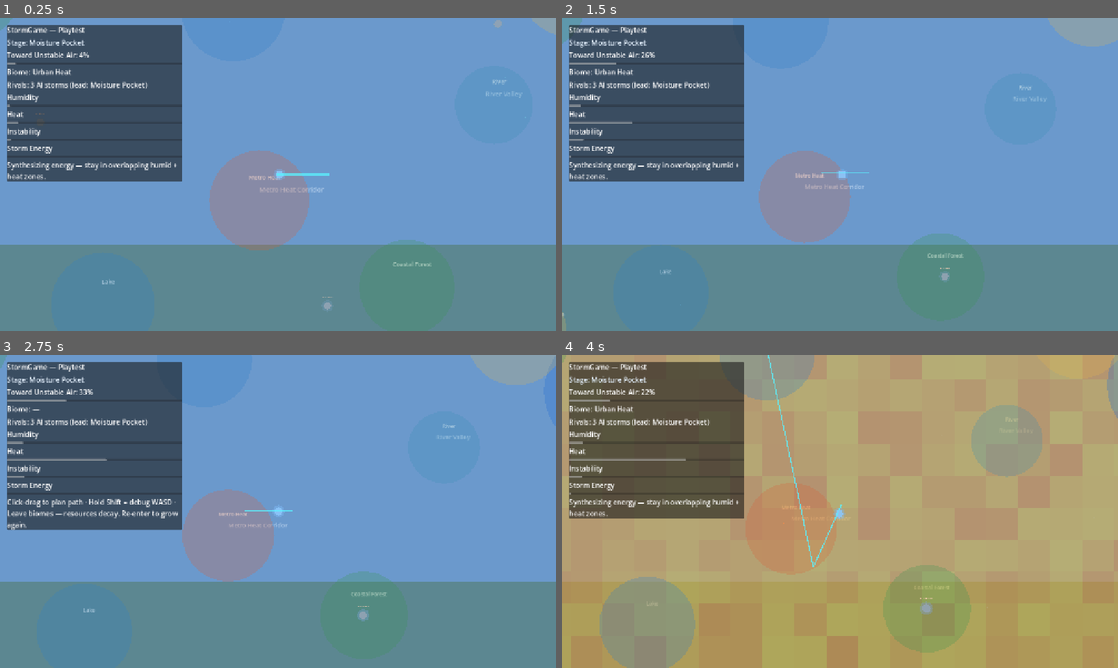
Above: before the commit, frames 1-4 (two rows, left to right).
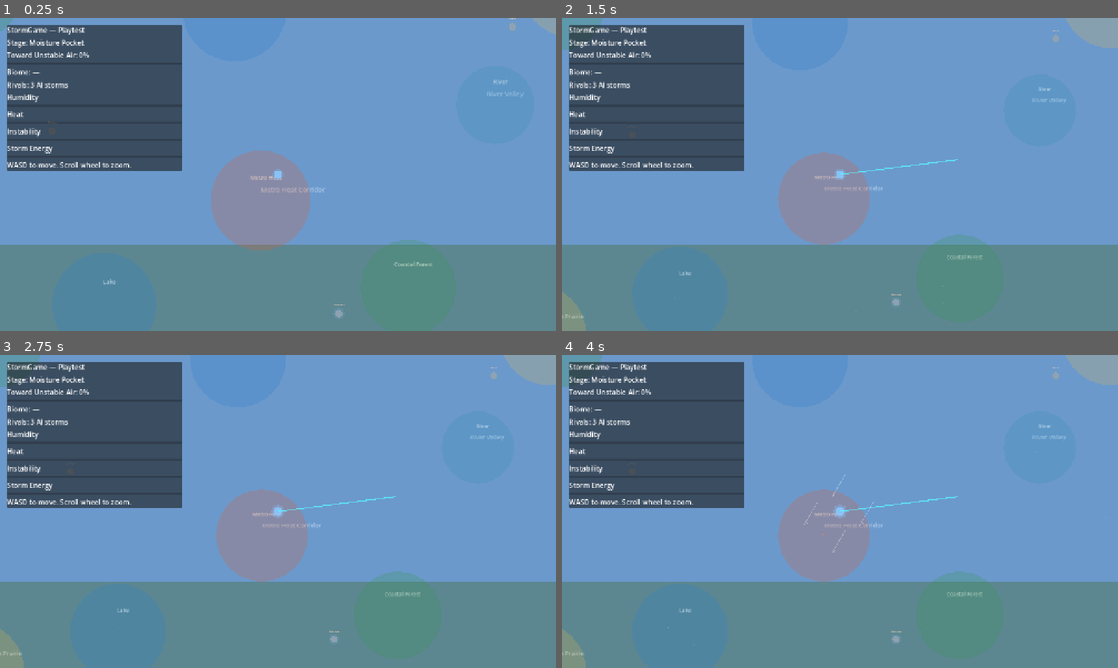
Above: after the commit, the same moments.

Repository: jbaker7015-beep/stormgame
Game: Godot game, scene res://Scenes/Gameplay/prototype_world.tscn
The game is run twice, just before and just after one commit, with the same random seed, the same clock (stepped at 60 frames per second) and the same inputs.
Inputs (mouse positions are in pixels of both pictures, inside the frame that each line leads up to):
- Up to frame 1 (0.25 s): no input
- Up to frame 2 (1.5 s): tap Enter (ui_accept) at 0.5, 0.77 s; move the mouse to (962, 158) at 0.52 s; hold D (move_right) 0.53-1.25 s; tap Mouse wheel up (camera_zoom_in) at 0.6 s; click (962, 158) at 0.67 s; drag from (728, 190) to (662, 293) at 1.27 s
- Up to frame 3 (2.75 s): move the mouse to (333, 442) at 2.02 s; hold D (move_right) from 2.03 s (still down); hold Shift from 2.03 s (still down)
- Up to frame 4 (4 s): release D (move_right) at 2.75 s; release Shift at 2.75 s; drag from (812, 574) to (767, 358) at 2.77 s; move the mouse to (1006, 558) at 3.52 s; hold A (move_left) from 3.53 s (still down); tap 2 at 3.6 s; tap Enter (ui_accept) at 3.77 s

The runs differ from the first frame. In frame 1, 2.3% of the frame differs, in the area x 0-100%, y 0-96%; in frame 2, 5.4%; in frame 3, 8.6%; in frame 4, 99%, in the area x 0-100%, y 0-100%.
Error after the commit: Parse Error: Unexpected identifier "awddstatic" in class body. (res://Systems/Config/climate_zone_config.gd:11)

Commit message:
Update climate_zone_config.gd

Diff:
--- a/Systems/Config/climate_zone_config.gd
+++ b/Systems/Config/climate_zone_config.gd
@@ -8,7 +8,7 @@
 const ZONE_COUNT: int = 12
 
 static var _zones: Array = []
-static var _base: Array = []
+awddstatic var _base: Array = []
 static var _initialized: bool = false
 
 
